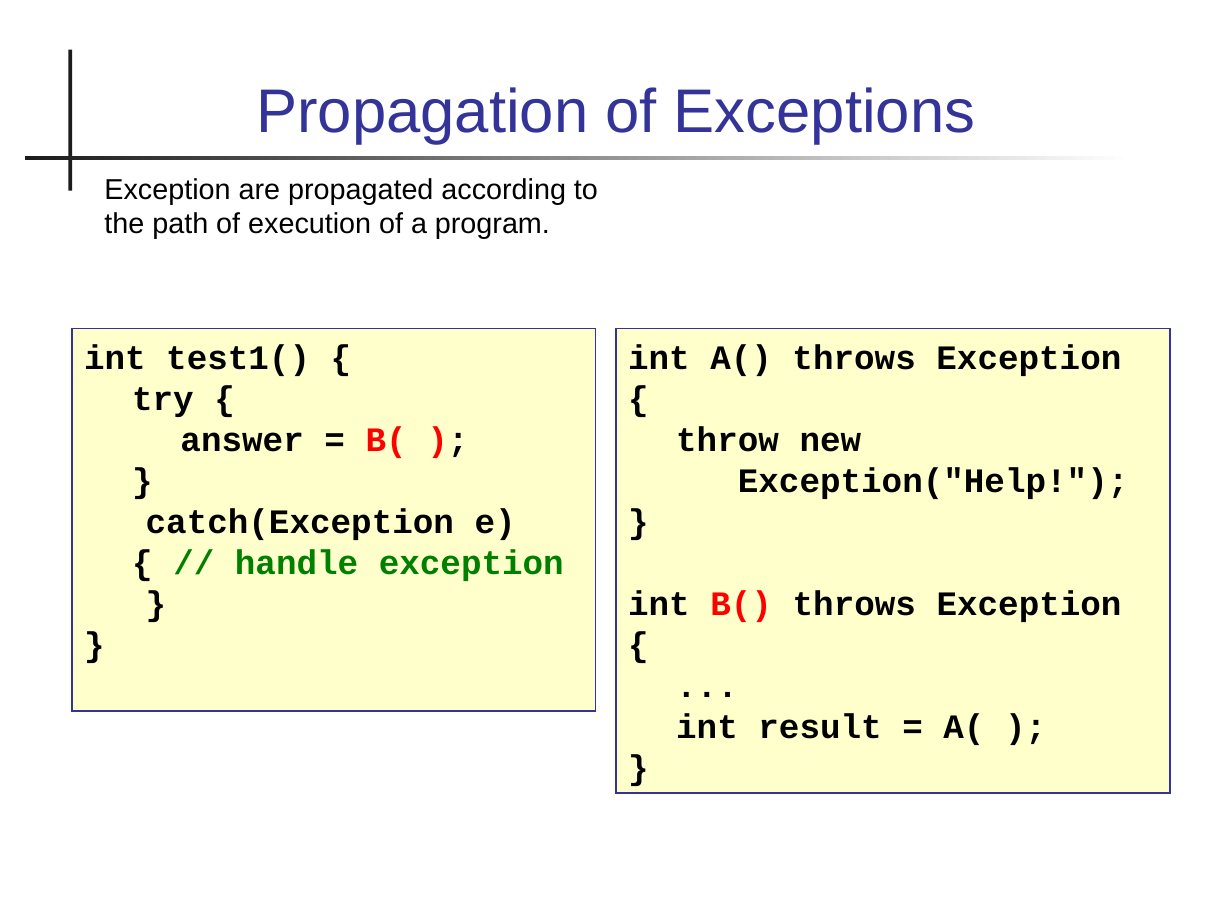
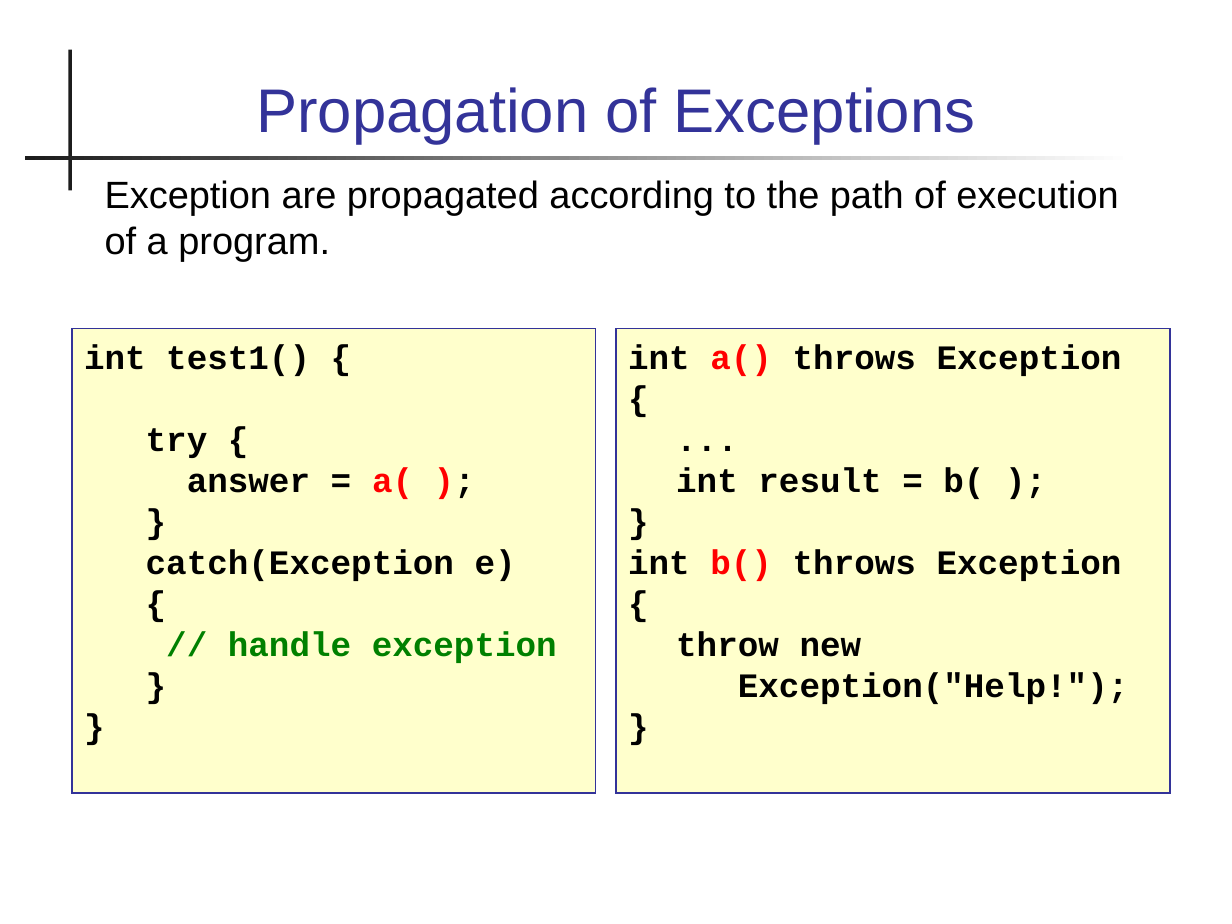
Before and after one commit to skeoop/skeoop.github.io, a slide deck: slide 22 of week6/Exceptions.ppt (slide 33 before the commit). Drawn at 1232x924 pixels with LibreOffice and Linux fonts; fonts in the diff are those of the drawing. Boxes give left, top, right and bottom in pixels: in the first picture for what was removed or moved away, otherwise in the second. Text is boxed around its words. In the diff, an @@ line names an element or a change of style, - is before the commit and + after.

Commit message:
update slides on exceptions

```diff
--- a/week6/Exceptions.ppt
+++ b/week6/Exceptions.ppt
@@ text "Exception are propagated according to ..." at (x1=105, y1=180, x2=1118, y2=261): size 16.8 to 22.2 pt @@
@@ rectangle "int test1() {" resized from (x1=71, y1=329, x2=595, y2=711) to (x1=71, y1=329, x2=595, y2=793) @@
@@ text in rectangle at (x1=628, y1=344, x2=1122, y2=581): text changed @@
-int A() throws Exception
+int a() throws Exception {
+...
+int result = b( );
+}
+int b() throws Exception
@@ text in rectangle at (x1=187, y1=467, x2=413, y2=499): text changed @@
-answer = B( );
+answer = a( );
@@ text in rectangle at (x1=628, y1=590, x2=1122, y2=745): paragraphs removed @@
-int B() throws Exception {
-...
-int result = A( );
-}
@@ text in rectangle at (x1=228, y1=631, x2=557, y2=663): text changed @@
-{ // handle exception
+{
+// handle exception
```
Also in this commit, not shown: 17 other slides changed, 13 slides added, 2 slides removed.
